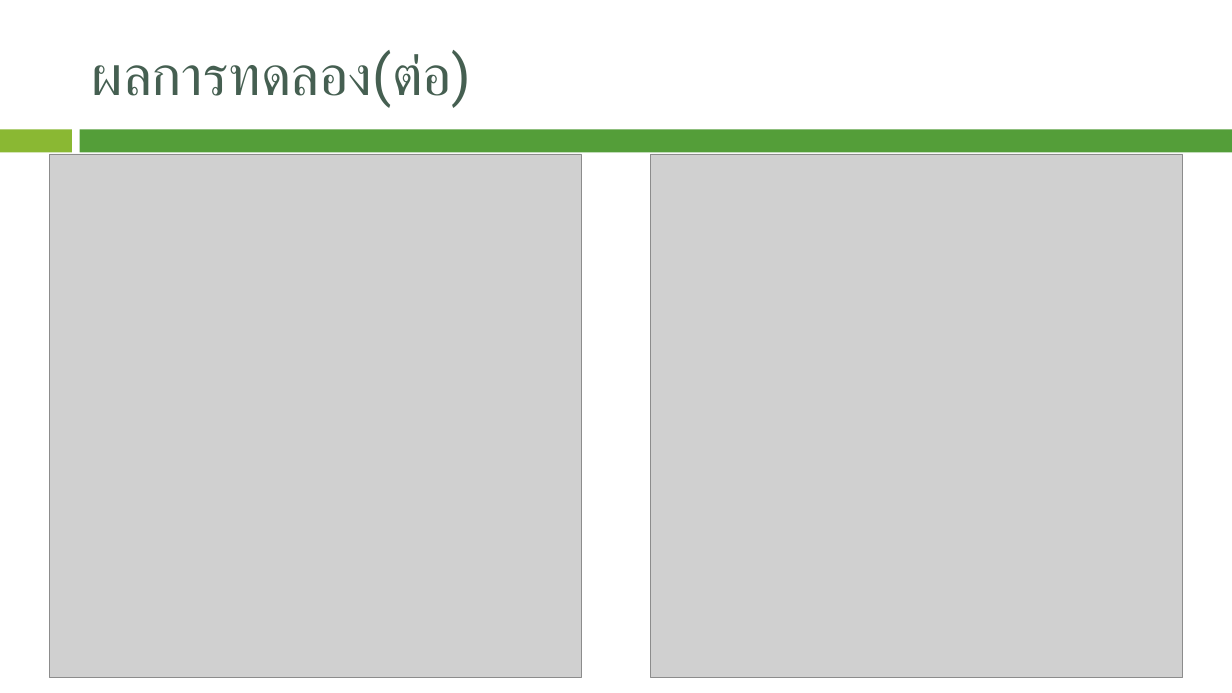
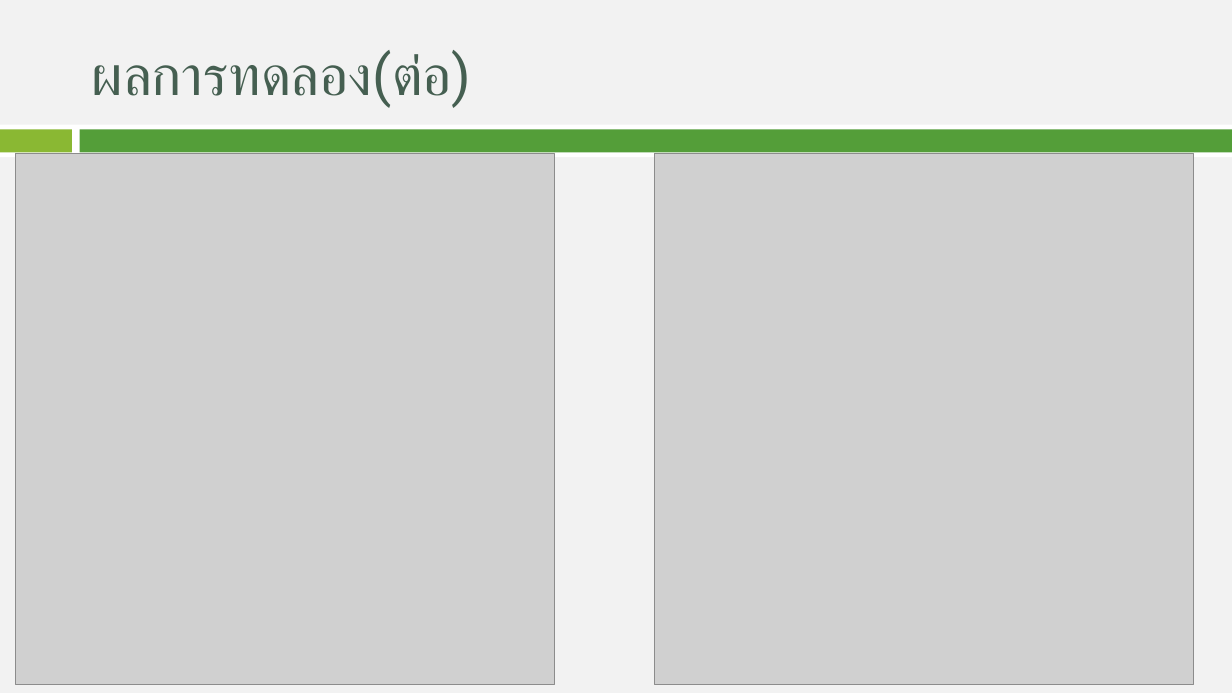
Before and after one commit to JhonSPattan/Algorithm, a slide deck: slide 15 of Adptive_DSIDE.pptx. Drawn at 1232x693 pixels with LibreOffice and Linux fonts; fonts in the diff are those of the drawing; grey boxes stand for pictures; background and template pictures are left out. Boxes give left, top, right and bottom in pixels: in the first picture for what was removed or moved away, otherwise in the second. Text is boxed around its words. In the diff, an @@ line names an element or a change of style, - is before the commit and + after.

```diff
--- a/Adptive_DSIDE.pptx
+++ b/Adptive_DSIDE.pptx
@@ background picture (left out) to #F2F2F2 @@
@@ rectangle added at (x1=0, y1=125, x2=1232, y2=157), fill #FFFFFF @@
@@ picture resized from (x1=49, y1=154, x2=580, y2=678) to (x1=16, y1=154, x2=555, y2=685) @@
@@ picture resized from (x1=651, y1=154, x2=1182, y2=678) to (x1=654, y1=154, x2=1193, y2=685) @@
```
Also in this commit, not shown: 5 other slides changed, 1 slide added.
